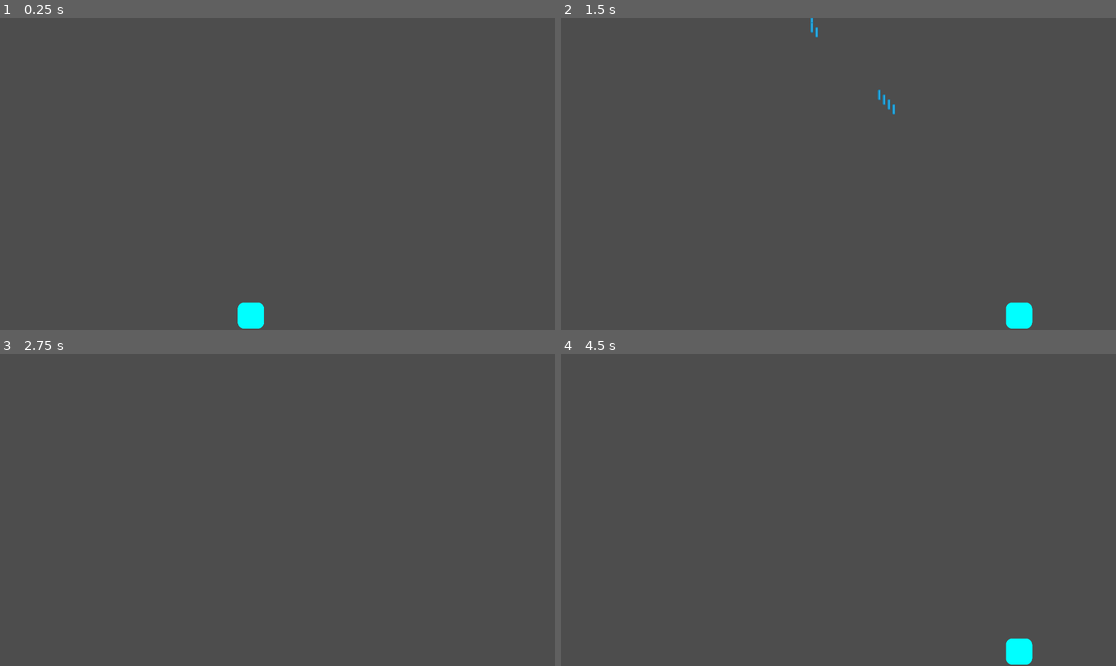
Above: before the commit, frames 1-4 (two rows, left to right).
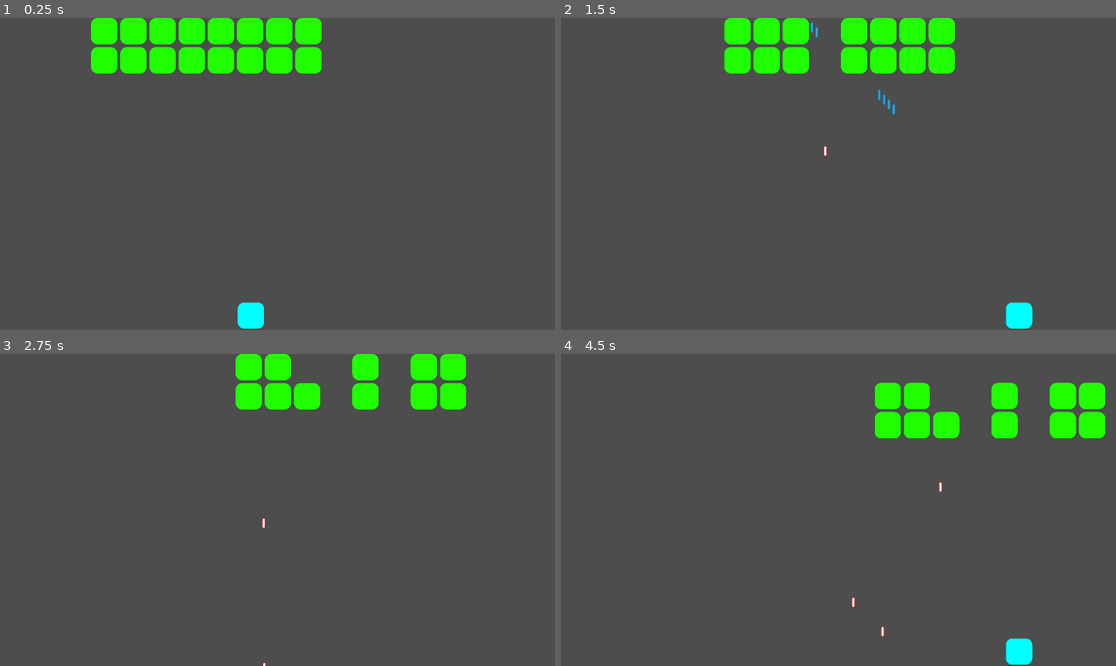
Above: after the commit, the same moments.

Repository: michael-j-coyne/space-defense
Game: Godot game, scene res://scenes/main.tscn
Same seed, same stepped clock (60 frames per second), same inputs: the game is played once before the commit and once after it.
Inputs (mouse positions are in pixels of both pictures, inside the frame that each line leads up to):
- Up to frame 1 (0.25 s): no input
- Up to frame 2 (1.5 s): tap Enter (ui_accept) at 0.5, 0.77 s; move the mouse to (960, 158) at 0.52 s; hold Right (ui_right) 0.53-1.25 s; hold Shift 0.53-1.25 s; click (960, 158) at 0.67 s; drag from (727, 189) to (1021, 314) at 1.27 s
- Up to frame 3 (2.75 s): move the mouse to (333, 441) at 2.02 s; hold Right (ui_right) from 2.03 s (still down); tap Ctrl at 2.1 s
- Up to frame 4 (4.5 s): release Right (ui_right) at 2.75 s; drag from (810, 572) to (672, 463) at 2.77 s; move the mouse to (1005, 556) at 3.52 s; hold Left (ui_left) 3.53-4.25 s; tap Alt at 3.6 s; tap Enter (ui_accept) at 3.77 s; drag from (672, 463) to (1021, 650) at 4.27 s

The runs differ from the first frame. In frame 1, 6.1% of the frame differs, in the area x 16-58%, y 0-18%; in frame 2, 5.4%; in frame 3, 4.2%; in frame 4, 4.4%.

Commit message:
Update level scenes

Diff:
--- a/scenes/levels/level_1.tscn
+++ b/scenes/levels/level_1.tscn
@@ -16,6 +16,7 @@
 [node name="Enemies" parent="." instance=ExtResource("2_aq8tc")]
 
 [node name="EnemyGrid" parent="Enemies" instance=ExtResource("3_g4qgt")]
+position = Vector2(265, 2.08165e-12)
 num_cols = 8
 metadata/_edit_group_ = true
 
@@ -85,7 +86,7 @@
 
 [node name="LeftRightEntityMover" parent="Enemies" node_paths=PackedStringArray("entity") instance=ExtResource("4_crj5m")]
 entity = NodePath("../EnemyGrid")
-boundary_value = 1920.0
+box_width_percent = 1.0
 vertical_step = 100.0
 speed = 200.0
 
--- a/scenes/levels/level_2.tscn
+++ b/scenes/levels/level_2.tscn
@@ -118,7 +118,7 @@
 
 [node name="LeftRightEntityMover" parent="Enemies" node_paths=PackedStringArray("entity") instance=ExtResource("4_03tca")]
 entity = NodePath("../EnemyGrid")
-boundary_value = 1920.0
+box_width_percent = 1.0
 vertical_step = 100.0
 speed = 200.0
 
